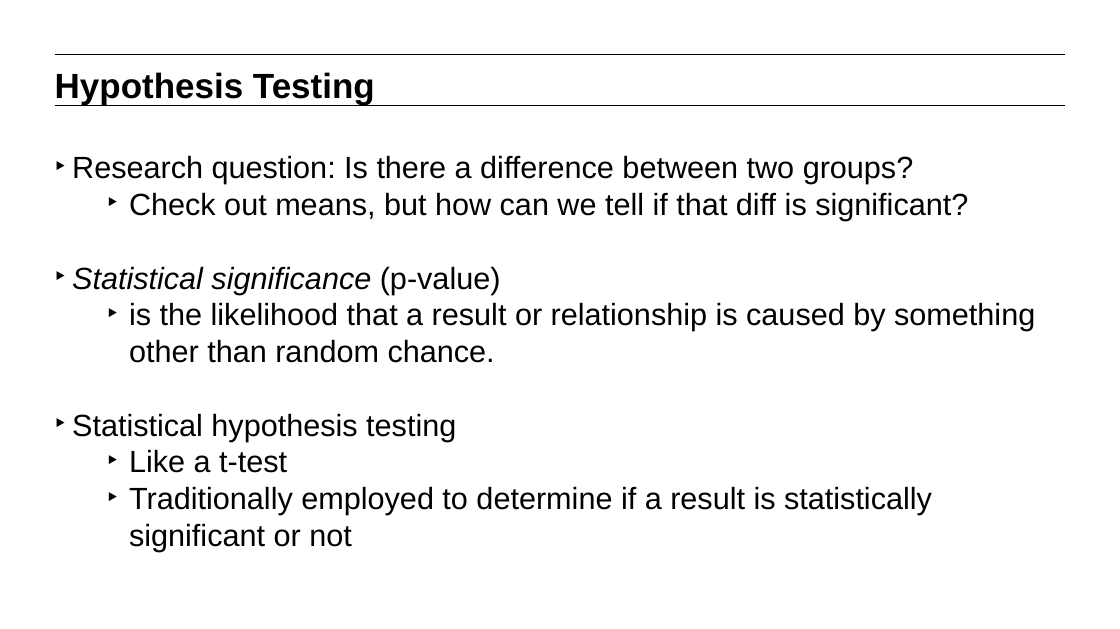
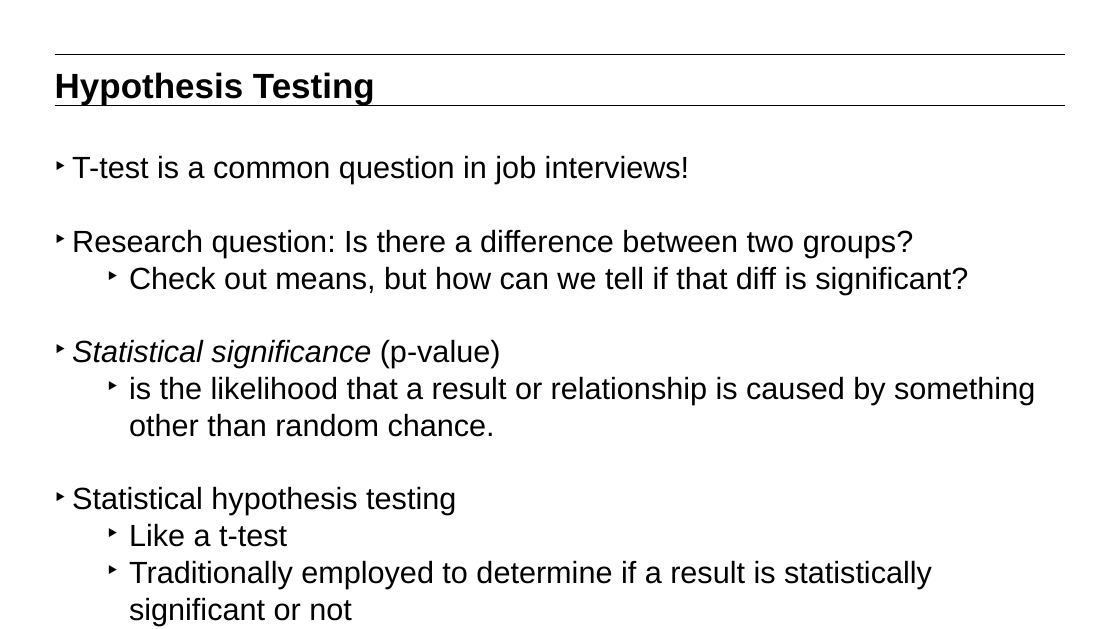
Before and after one commit to matanefron/data-sets, a slide deck: slide 6 of lessons/lesson-4/statistics-fundamentals-part-2.pptx. Drawn at 1120x629 pixels with LibreOffice and Linux fonts; fonts in the diff are those of the drawing. Boxes give left, top, right and bottom in pixels: in the first picture for what was removed or moved away, otherwise in the second. Text is boxed around its words. In the diff, an @@ line names an element or a change of style, - is before the commit and + after.

```diff
--- a/lessons/lesson-4/statistics-fundamentals-part-2.pptx
+++ b/lessons/lesson-4/statistics-fundamentals-part-2.pptx
@@ text at <box>72,155,689,184</box>: paragraph added @@
+‣ T-test is a common question in job interviews!
```
Also in this commit, not shown: 2 other slides changed.
